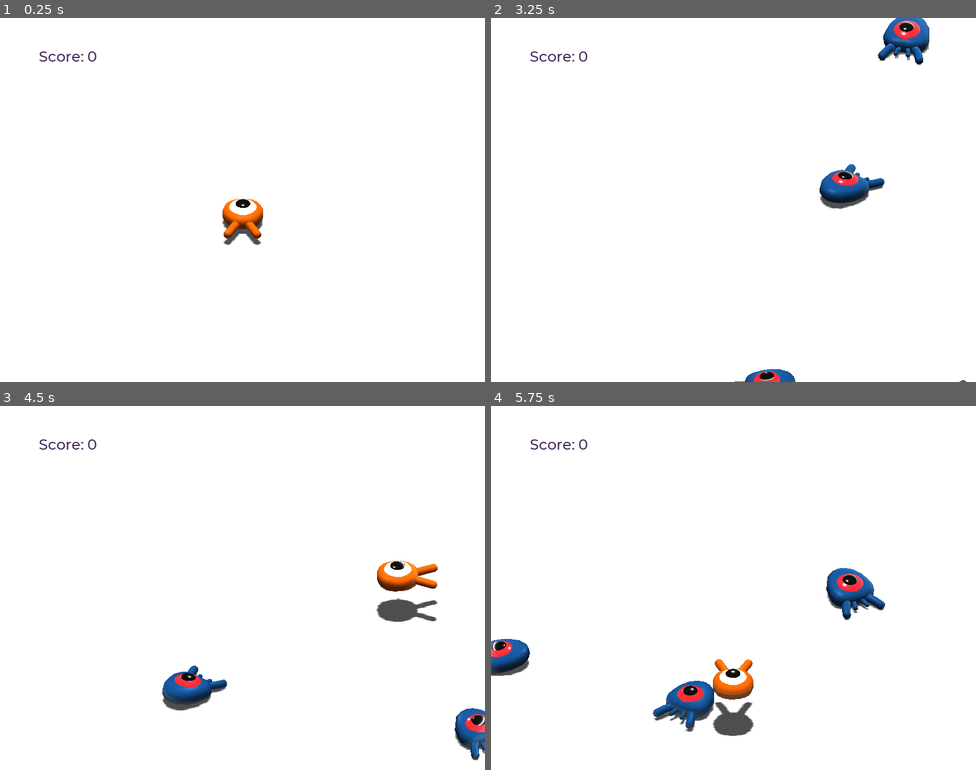
Above: before the commit, frames 1-4 (two rows, left to right).
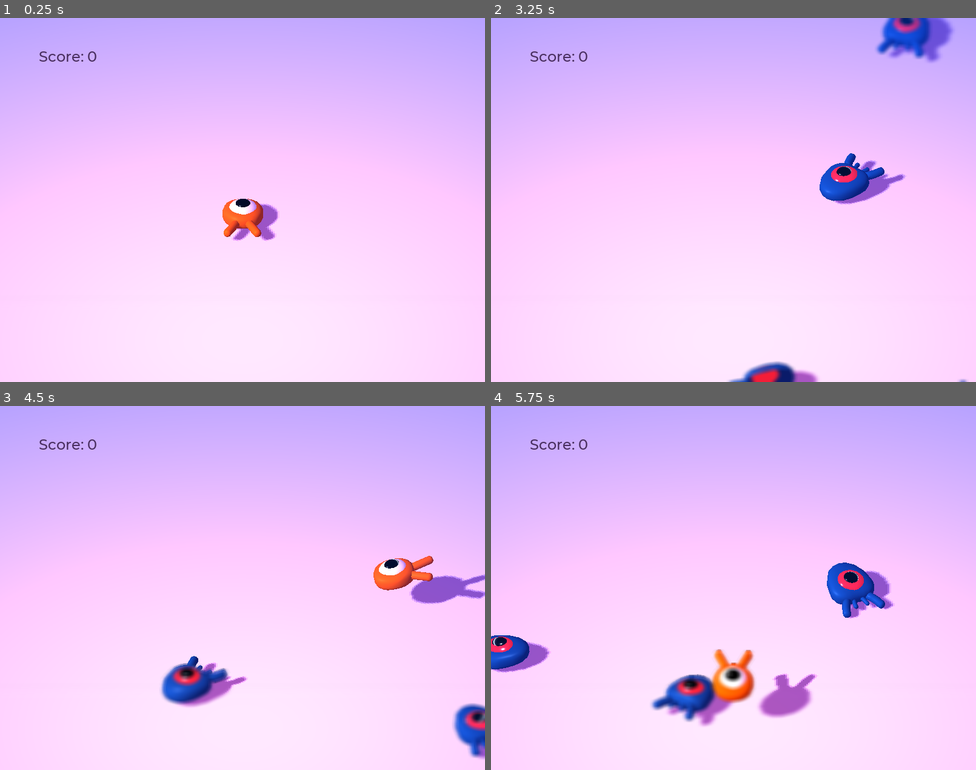
Above: after the commit, the same moments.

Repository: lucasromerodb/godot-dodge-the-creeps-3d
Game: Godot game, scene res://Main.tscn
Same seed, same stepped clock (60 frames per second), same inputs: the game is played once before the commit and once after it.
Inputs:
- Up to frame 1 (0.25 s): no input
- Up to frame 2 (3.25 s): tap Enter (ui_accept) at 0.5 s; hold D (move_right) 0.53-1.28 s; hold Space (jump) 0.53-1.28 s; hold S (move_back) 1.28-2.03 s; tap Space (jump) at 1.35, 1.52, 1.82, 2.85, 3.02 s; hold D (move_right) 2.03-2.78 s; hold Space (jump) 2.03-2.78 s; hold W (move_forward) from 2.78 s (still down)
- Up to frame 3 (4.5 s): tap Space (jump) at 3.32, 4.35 s; release W (move_forward) at 3.53 s; hold Space (jump) 3.53-4.28 s; hold A (move_left) from 3.53 s (still down)
- Up to frame 4 (5.75 s): tap Space (jump) at 4.52, 4.82 s; release A (move_left) at 5.03 s; hold S (move_back) from 5.03 s (still down); hold Space (jump) from 5.03 s (still down)

The runs differ from the first frame. In frame 1, 96% of the frame differs, in the area x 0-100%, y 0-100%; in frame 2, 96%; in frame 3, 96%; in frame 4, 98%.

Commit message:
environment and details

Diff:
--- a/Main.tscn
+++ b/Main.tscn
@@ -1,9 +1,11 @@
-[gd_scene load_steps=10 format=2]
+[gd_scene load_steps=12 format=2]
 
 [ext_resource path="res://Player.tscn" type="PackedScene" id=1]
 [ext_resource path="res://Main.gd" type="Script" id=2]
 [ext_resource path="res://ui_theme.tres" type="Theme" id=3]
 [ext_resource path="res://ScoreLabel.gd" type="Script" id=4]
+[ext_resource path="res://art/House In a Forest Loop.ogg" type="AudioStream" id=5]
+[ext_resource path="res://default_env.tres" type="Environment" id=6]
 
 [sub_resource type="BoxShape" id=1]
 extents = Vector3( 30, 1, 30 )
@@ -37,7 +39,7 @@
 mesh = SubResource( 2 )
 
 [node name="DirectionalLight" type="DirectionalLight" parent="."]
-transform = Transform( 1, 0, 0, 0, -4.37114e-08, 1, 0, -1, -4.37114e-08, 0, 23.9299, 0 )
+transform = Transform( 0.707107, -0.353553, -0.612372, 0.707107, 0.353553, 0.612373, 0, -0.866025, 0.5, 0, 23.9299, 0 )
 shadow_enabled = true
 
 [node name="Player" parent="." instance=ExtResource( 1 )]
@@ -50,6 +52,7 @@
 projection = 1
 current = true
 size = 18.0
+near = 0.52
 
 [node name="Cylinders" type="Spatial" parent="."]
 visible = false
@@ -104,7 +107,7 @@
 visible = false
 anchor_right = 1.0
 anchor_bottom = 1.0
-color = Color( 0, 0, 0, 0.392157 )
+color = Color( 0.729412, 0.341176, 0.733333, 0.392157 )
 
 [node name="Label" type="Label" parent="UI/Retry"]
 anchor_left = 0.5
@@ -118,5 +121,13 @@
 text = "Pres action to retry"
 align = 1
 
+[node name="AudioStreamPlayer" type="AudioStreamPlayer" parent="."]
+stream = ExtResource( 5 )
+volume_db = -15.0
+autoplay = true
+
+[node name="WorldEnvironment" type="WorldEnvironment" parent="."]
+environment = ExtResource( 6 )
+
 [connection signal="hit" from="Player" to="." method="_on_Player_hit"]
 [connection signal="timeout" from="MobTimer" to="." method="_on_MobTimer_timeout"]
--- a/Mob.gd
+++ b/Mob.gd
@@ -18,6 +18,7 @@
 	var random_speed = rand_range(min_speed, max_speed)
 	velocity = Vector3.FORWARD * random_speed
 	velocity = velocity.rotated(Vector3.UP, rotation.y)
+	$AnimationPlayer.playback_speed = random_speed / min_speed
 
 func squash():
 	emit_signal("squashed")
--- a/Mob.tscn
+++ b/Mob.tscn
@@ -1,10 +1,107 @@
-[gd_scene load_steps=4 format=2]
+[gd_scene load_steps=7 format=2]
 
 [ext_resource path="res://art/mob.glb" type="PackedScene" id=1]
 [ext_resource path="res://Mob.gd" type="Script" id=2]
 
 [sub_resource type="BoxShape" id=1]
 extents = Vector3( 0.837681, 0.448031, 0.936142 )
+
+[sub_resource type="Animation" id=3]
+length = 0.001
+tracks/0/type = "value"
+tracks/0/path = NodePath("Pivot/CharacterMesh:translation")
+tracks/0/interp = 1
+tracks/0/loop_wrap = true
+tracks/0/imported = false
+tracks/0/enabled = true
+tracks/0/keys = {
+"times": PoolRealArray( 0 ),
+"transitions": PoolRealArray( 1 ),
+"update": 0,
+"values": [ Vector3( 0, 0.479293, 0 ) ]
+}
+tracks/1/type = "value"
+tracks/1/path = NodePath("Pivot/CharacterMesh:rotation_degrees")
+tracks/1/interp = 1
+tracks/1/loop_wrap = true
+tracks/1/imported = false
+tracks/1/enabled = true
+tracks/1/keys = {
+"times": PoolRealArray( 0 ),
+"transitions": PoolRealArray( 1 ),
+"update": 0,
+"values": [ Vector3( 0, 0, 0 ) ]
+}
+tracks/2/type = "value"
+tracks/2/path = NodePath("Pivot/CharacterMesh:scale")
+tracks/2/interp = 1
+tracks/2/loop_wrap = true
+tracks/2/imported = false
+tracks/2/enabled = true
+tracks/2/keys = {
+"times": PoolRealArray( 0 ),
+"transitions": PoolRealArray( 1 ),
+"update": 0,
+"values": [ Vector3( 1, 1, 1 ) ]
+}
+
+[sub_resource type="Animation" id=4]
+resource_name = "float"
+length = 1.2
+loop = true
+tracks/0/type = "value"
+tracks/0/path = NodePath("Pivot/CharacterMesh:translation")
+tracks/0/interp = 1
+tracks/0/loop_wrap = true
+tracks/0/imported = false
+tracks/0/enabled = true
+tracks/0/keys = {
+"times": PoolRealArray( 0.3, 0.9 ),
+"transitions": PoolRealArray( 1, 1 ),
+"update": 0,
+"values": [ Vector3( 0, 0.480685, 0 ), Vector3( 0, 0.678332, 0 ) ]
+}
+tracks/1/type = "value"
+tracks/1/path = NodePath("Pivot/CharacterMesh:rotation_degrees")
+tracks/1/interp = 1
+tracks/1/loop_wrap = true
+tracks/1/imported = false
+tracks/1/enabled = true
+tracks/1/keys = {
+"times": PoolRealArray( 0.6, 1.2 ),
+"transitions": PoolRealArray( 1, 1 ),
+"update": 0,
+"values": [ Vector3( 11.1093, 0, 0 ), Vector3( -12.0267, 0, 0 ) ]
+}
+
+[sub_resource type="Animation" id=5]
+resource_name = "float (copy)"
+length = 1.2
+loop = true
+tracks/0/type = "value"
+tracks/0/path = NodePath("Pivot/CharacterMesh:translation")
+tracks/0/interp = 1
+tracks/0/loop_wrap = true
+tracks/0/imported = false
+tracks/0/enabled = true
+tracks/0/keys = {
+"times": PoolRealArray( 0.3, 0.301, 0.7 ),
+"transitions": PoolRealArray( 1, 1, 1 ),
+"update": 0,
+"values": [ Vector3( 0, 0.479293, 0 ), Vector3( 0, 0.496821, 0 ), Vector3( 0, 1.18166, 0 ) ]
+}
+tracks/1/type = "value"
+tracks/1/path = NodePath("Pivot/CharacterMesh:rotation_degrees")
+tracks/1/interp = 1
+tracks/1/loop_wrap = true
+tracks/1/imported = false
+tracks/1/enabled = true
+tracks/1/keys = {
+"times": PoolRealArray( 0, 0.3, 0.7, 1 ),
+"transitions": PoolRealArray( 0.659755, 1, 1, 1 ),
+"update": 0,
+"values": [ Vector3( -14.6032, 0, 0 ), Vector3( -0.153669, 0, 0 ), Vector3( 31.173, 0, 0 ), Vector3( -0.977383, 0, 0 ) ]
+}
 
 [node name="Mob" type="KinematicBody" groups=["mob"]]
 collision_layer = 2
@@ -13,8 +110,8 @@
 
 [node name="Pivot" type="Spatial" parent="."]
 
-[node name="mob" parent="Pivot" instance=ExtResource( 1 )]
-transform = Transform( 1, 0, 0, 0, 1, 0, 0, 0, 1, 0, 0.280605, 0.0022049 )
+[node name="CharacterMesh" parent="Pivot" instance=ExtResource( 1 )]
+transform = Transform( 1, 0, 0, 0, 1, 0, 0, 0, 1, 0, 0.479293, 0 )
 
 [node name="CollisionShape" type="CollisionShape" parent="."]
 transform = Transform( 1, 0, 0, 0, 1, 0, 0, 0, 1, 0, 0.460225, 0 )
@@ -24,4 +121,10 @@
 transform = Transform( 1, 0, 0, 0, 1, 0, 0, 0, 1, 0, 0.655581, 0.292134 )
 aabb = AABB( -1.19567, -0.667589, -1.68582, 2.39135, 1.26487, 3.37261 )
 
+[node name="AnimationPlayer" type="AnimationPlayer" parent="."]
+autoplay = "float"
+anims/RESET = SubResource( 3 )
+anims/float = SubResource( 4 )
+"anims/float (copy)" = SubResource( 5 )
+
 [connection signal="screen_exited" from="VisibilityNotifier" to="." method="_on_VisibilityNotifier_screen_exited"]
--- a/Player.gd
+++ b/Player.gd
@@ -25,6 +25,9 @@
 	if direction != Vector3.ZERO:
 		direction.normalized()
 		$Pivot.look_at(translation + direction, Vector3.UP)
+		$AnimationPlayer.playback_speed = 4
+	else:
+		$AnimationPlayer.playback_speed = 1
 
 	velocity.x = direction.x * speed
 	velocity.z = direction.z * speed
@@ -43,6 +46,8 @@
 				mob.squash()
 				velocity.y = bounce_impulse
 
+	$Pivot.rotation.x = PI / 6 * velocity.y / jump_impulse
+
 func die():
 	emit_signal("hit")
 	queue_free()
--- a/Player.tscn
+++ b/Player.tscn
@@ -9,13 +9,110 @@
 [sub_resource type="CylinderShape" id=2]
 height = 0.202569
 
+[sub_resource type="Animation" id=3]
+length = 0.001
+tracks/0/type = "value"
+tracks/0/path = NodePath("Pivot/CharacterMesh:translation")
+tracks/0/interp = 1
+tracks/0/loop_wrap = true
+tracks/0/imported = false
+tracks/0/enabled = true
+tracks/0/keys = {
+"times": PoolRealArray( 0 ),
+"transitions": PoolRealArray( 1 ),
+"update": 0,
+"values": [ Vector3( 0, 0.479293, 0 ) ]
+}
+tracks/1/type = "value"
+tracks/1/path = NodePath("Pivot/CharacterMesh:rotation_degrees")
+tracks/1/interp = 1
+tracks/1/loop_wrap = true
+tracks/1/imported = false
+tracks/1/enabled = true
+tracks/1/keys = {
+"times": PoolRealArray( 0 ),
+"transitions": PoolRealArray( 1 ),
+"update": 0,
+"values": [ Vector3( 0, 0, 0 ) ]
+}
+tracks/2/type = "value"
+tracks/2/path = NodePath("Pivot/CharacterMesh:scale")
+tracks/2/interp = 1
+tracks/2/loop_wrap = true
+tracks/2/imported = false
+tracks/2/enabled = true
+tracks/2/keys = {
+"times": PoolRealArray( 0 ),
+"transitions": PoolRealArray( 1 ),
+"update": 0,
+"values": [ Vector3( 1, 1, 1 ) ]
+}
+
+[sub_resource type="Animation" id=4]
+resource_name = "float"
+length = 1.2
+loop = true
+tracks/0/type = "value"
+tracks/0/path = NodePath("Pivot/CharacterMesh:translation")
+tracks/0/interp = 1
+tracks/0/loop_wrap = true
+tracks/0/imported = false
+tracks/0/enabled = true
+tracks/0/keys = {
+"times": PoolRealArray( 0.3, 0.9 ),
+"transitions": PoolRealArray( 1, 1 ),
+"update": 0,
+"values": [ Vector3( 0, 0.480685, 0 ), Vector3( 0, 0.678332, 0 ) ]
+}
+tracks/1/type = "value"
+tracks/1/path = NodePath("Pivot/CharacterMesh:rotation_degrees")
+tracks/1/interp = 1
+tracks/1/loop_wrap = true
+tracks/1/imported = false
+tracks/1/enabled = true
+tracks/1/keys = {
+"times": PoolRealArray( 0.6, 1.2 ),
+"transitions": PoolRealArray( 1, 1 ),
+"update": 0,
+"values": [ Vector3( 11.1093, 0, 0 ), Vector3( -12.0267, 0, 0 ) ]
+}
+
+[sub_resource type="Animation" id=5]
+resource_name = "float (copy)"
+length = 1.2
+loop = true
+tracks/0/type = "value"
+tracks/0/path = NodePath("Pivot/CharacterMesh:translation")
+tracks/0/interp = 1
+tracks/0/loop_wrap = true
+tracks/0/imported = false
+tracks/0/enabled = true
+tracks/0/keys = {
+"times": PoolRealArray( 0.3, 0.301, 0.7 ),
+"transitions": PoolRealArray( 1, 1, 1 ),
+"update": 0,
+"values": [ Vector3( 0, 0.479293, 0 ), Vector3( 0, 0.496821, 0 ), Vector3( 0, 1.18166, 0 ) ]
+}
+tracks/1/type = "value"
+tracks/1/path = NodePath("Pivot/CharacterMesh:rotation_degrees")
+tracks/1/interp = 1
+tracks/1/loop_wrap = true
+tracks/1/imported = false
+tracks/1/enabled = true
+tracks/1/keys = {
+"times": PoolRealArray( 0, 0.3, 0.7, 1 ),
+"transitions": PoolRealArray( 0.659755, 1, 1, 1 ),
+"update": 0,
+"values": [ Vector3( -14.6032, 0, 0 ), Vector3( -0.153669, 0, 0 ), Vector3( 31.173, 0, 0 ), Vector3( -0.977383, 0, 0 ) ]
+}
+
 [node name="Player" type="KinematicBody"]
 collision_mask = 6
 script = ExtResource( 2 )
 
 [node name="Pivot" type="Spatial" parent="."]
 
-[node name="Mesh" parent="Pivot" instance=ExtResource( 1 )]
+[node name="CharacterMesh" parent="Pivot" instance=ExtResource( 1 )]
 transform = Transform( 1, 0, 0, 0, 1, 0, 0, 0, 1, 0, 0.479293, 0 )
 
 [node name="CollisionShape" type="CollisionShape" parent="."]
@@ -31,4 +128,10 @@
 transform = Transform( 1, 0, 0, 0, 1, 0, 0, 0, 1, 0, 0.880601, 0 )
 shape = SubResource( 2 )
 
+[node name="AnimationPlayer" type="AnimationPlayer" parent="."]
+autoplay = "float"
+anims/RESET = SubResource( 3 )
+anims/float = SubResource( 4 )
+"anims/float (copy)" = SubResource( 5 )
+
 [connection signal="body_entered" from="MobDetector" to="." method="_on_MobDetector_body_entered"]
--- a/default_env.tres
+++ b/default_env.tres
@@ -1,3 +1,17 @@
 [gd_resource type="Environment" format=2]
 
 [resource]
+ambient_light_color = Color( 0.729412, 0.341176, 0.733333, 1 )
+fog_enabled = true
+fog_color = Color( 0.0156863, 0.27451, 1, 1 )
+fog_sun_color = Color( 1, 0.878431, 0, 1 )
+fog_depth_begin = 6.0
+fog_depth_curve = 0.435275
+fog_transmit_curve = 0.129408
+dof_blur_far_enabled = true
+dof_blur_far_distance = 18.0
+dof_blur_far_amount = 0.12
+dof_blur_near_enabled = true
+dof_blur_near_distance = 8.0
+dof_blur_near_amount = 0.12
+glow_bloom = 0.07
Not shown: 1 places in Player.tscn that only renumber resources
